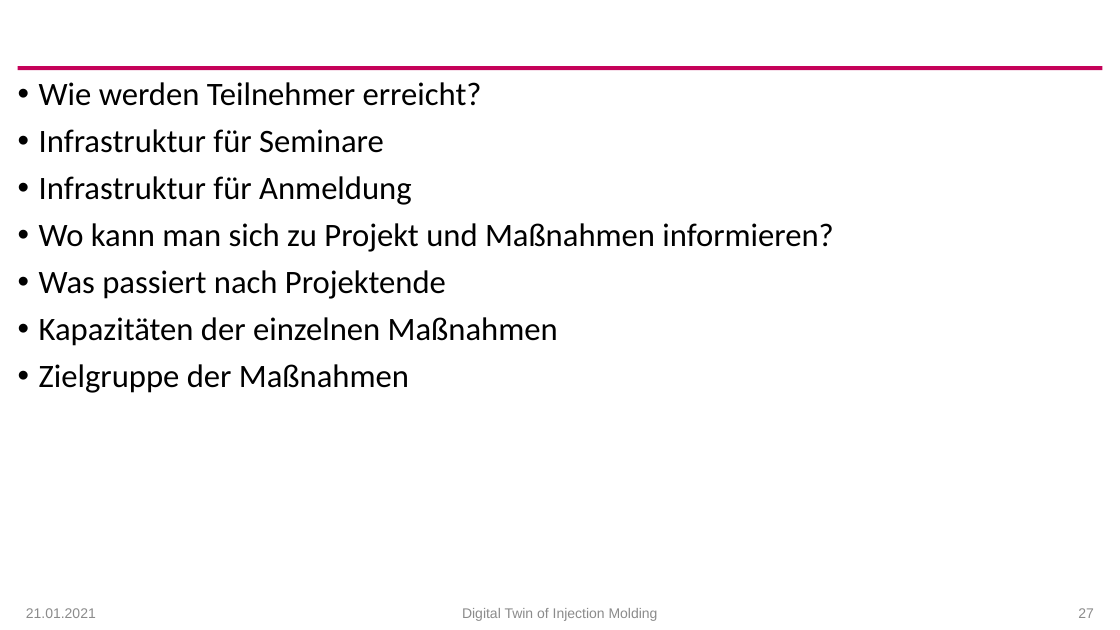
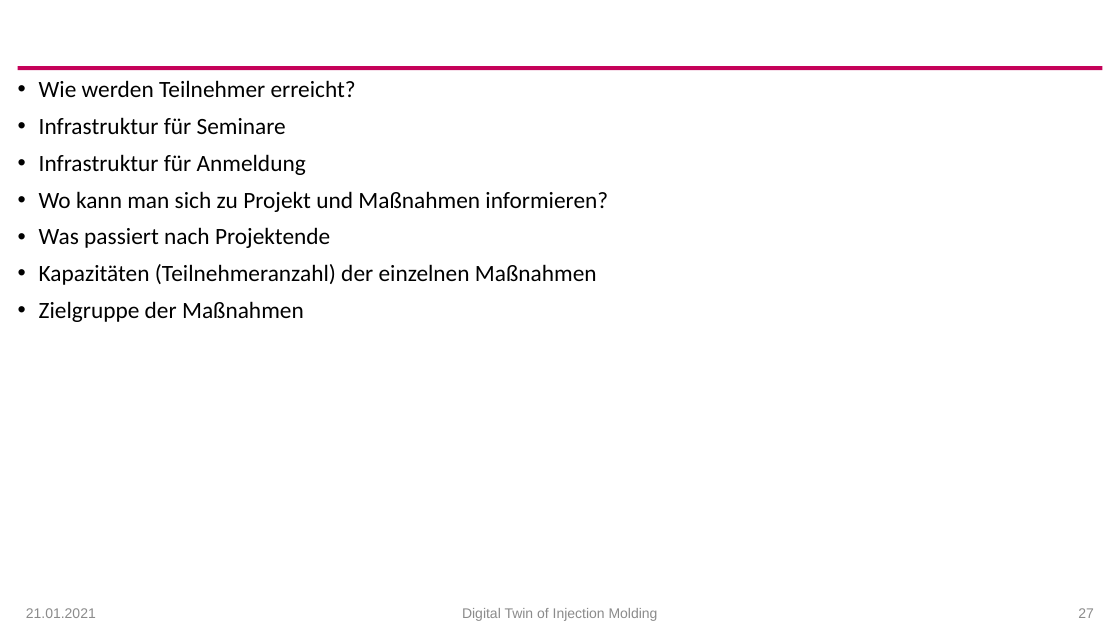
Before and after one commit to arehmer/DigitalTwinInjectionMoulding, a slide deck: slide 27 of Präsentationen/Kick-Off.pptx. Drawn at 1120x630 pixels with LibreOffice and Linux fonts; fonts in the diff are those of the drawing; background and template pictures are left out. Boxes give left, top, right and bottom in pixels: in the first picture for what was removed or moved away, otherwise in the second. Text is boxed around its words. In the diff, an @@ line names an element or a change of style, - is before the commit and + after.

```diff
--- a/Präsentationen/Kick-Off.pptx
+++ b/Präsentationen/Kick-Off.pptx
@@ text at (x1=39, y1=80, x2=608, y2=322): size 28 to 20 pt in "Wie werden Teilnehmer erreicht?", "Infrastruktur für Seminare", "Infrastruktur für Anmeldung", "Wo kann man sich zu Projekt und ..." and 2 more places @@
@@ text at (x1=39, y1=264, x2=597, y2=285): text changed; size 28 to 20 pt @@
-• Kapazitäten der einzelnen Maßnahmen
+• Kapazitäten (Teilnehmeranzahl) der einzelnen Maßnahmen
```
Also in this commit, not shown: 24 other slides changed.
